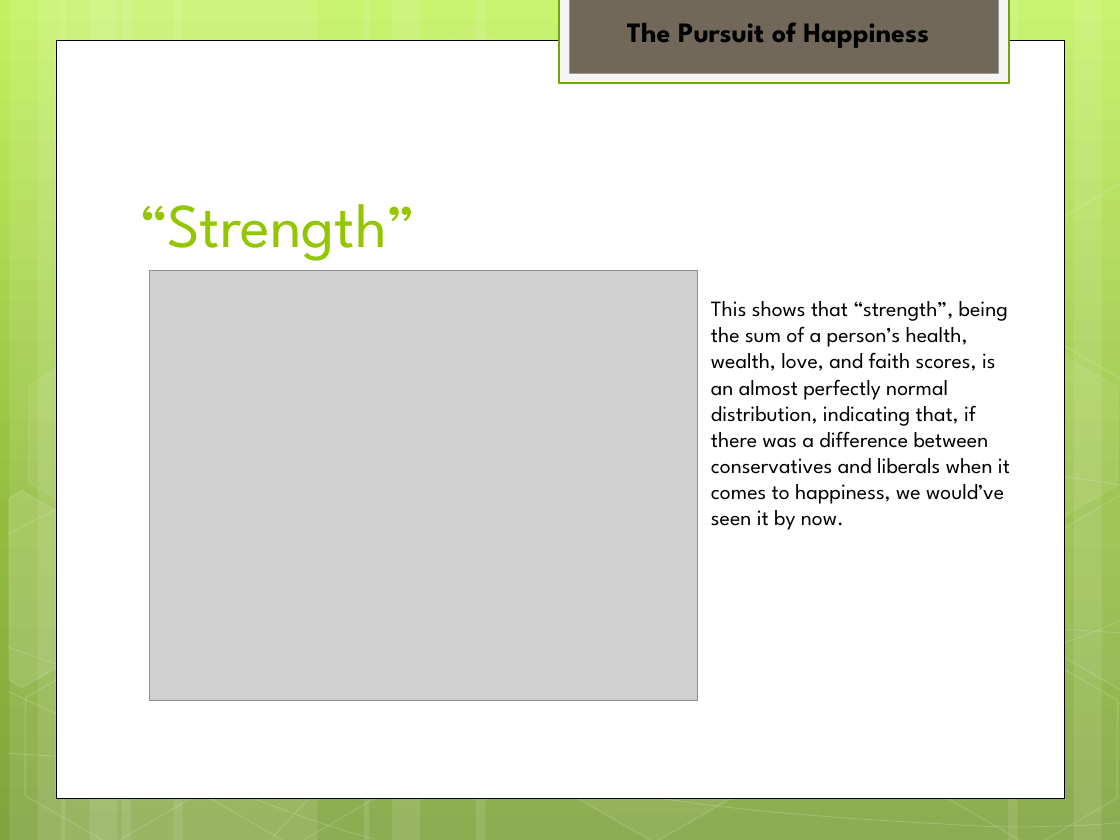
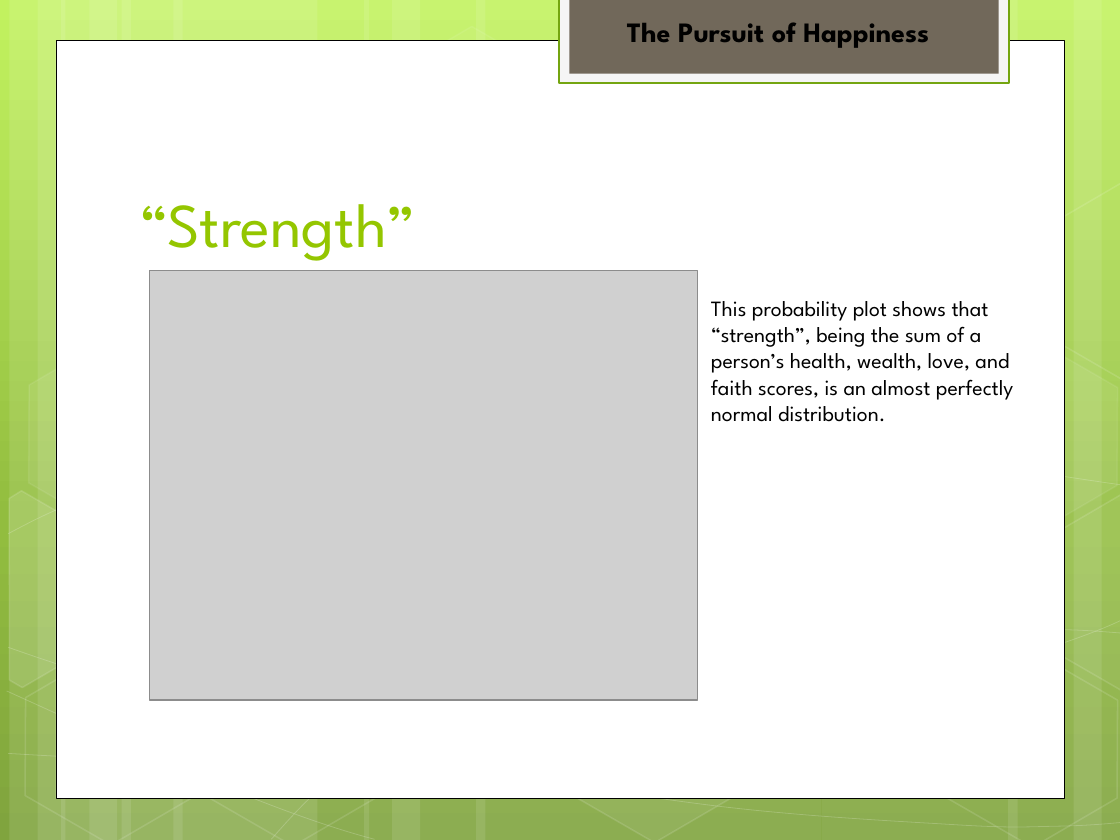
Before and after one commit to jeffbaronp3/BARON_DSC530_TermProject, a slide deck: slide 13 of The Pursuit of Happiness.pptx (slide 14 before the commit). Drawn at 1120x840 pixels with LibreOffice and Linux fonts; fonts in the diff are those of the drawing; grey boxes stand for pictures. Boxes give left, top, right and bottom in pixels: in the first picture for what was removed or moved away, otherwise in the second. Text is boxed around its words. In the diff, an @@ line names an element or a change of style, - is before the commit and + after.

```diff
--- a/The Pursuit of Happiness.pptx
+++ b/The Pursuit of Happiness.pptx
@@ text at (711,301,1014,422): text changed @@
-This shows that “strength”, being the sum of a person’s health, wealth, love, and faith scores, is an almost perfectly normal distribution, indicating that, if there was a difference between conservatives and liberals when it comes to happiness, we would’ve seen it by now.
+This probability plot shows that “strength”, being the sum of a person’s health, wealth, love, and faith scores, is an almost perfectly normal distribution.
```
Also in this commit, not shown: 10 other slides changed, 3 slides added, 4 other files.
